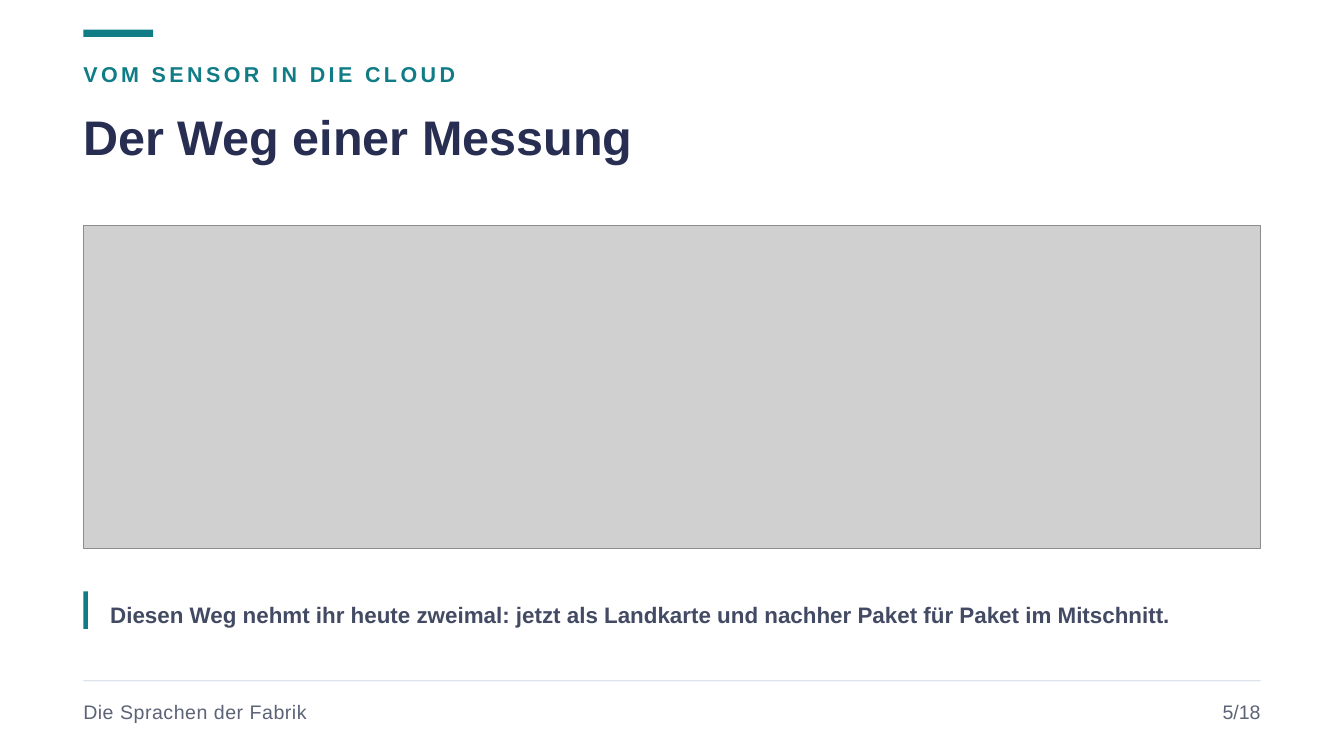
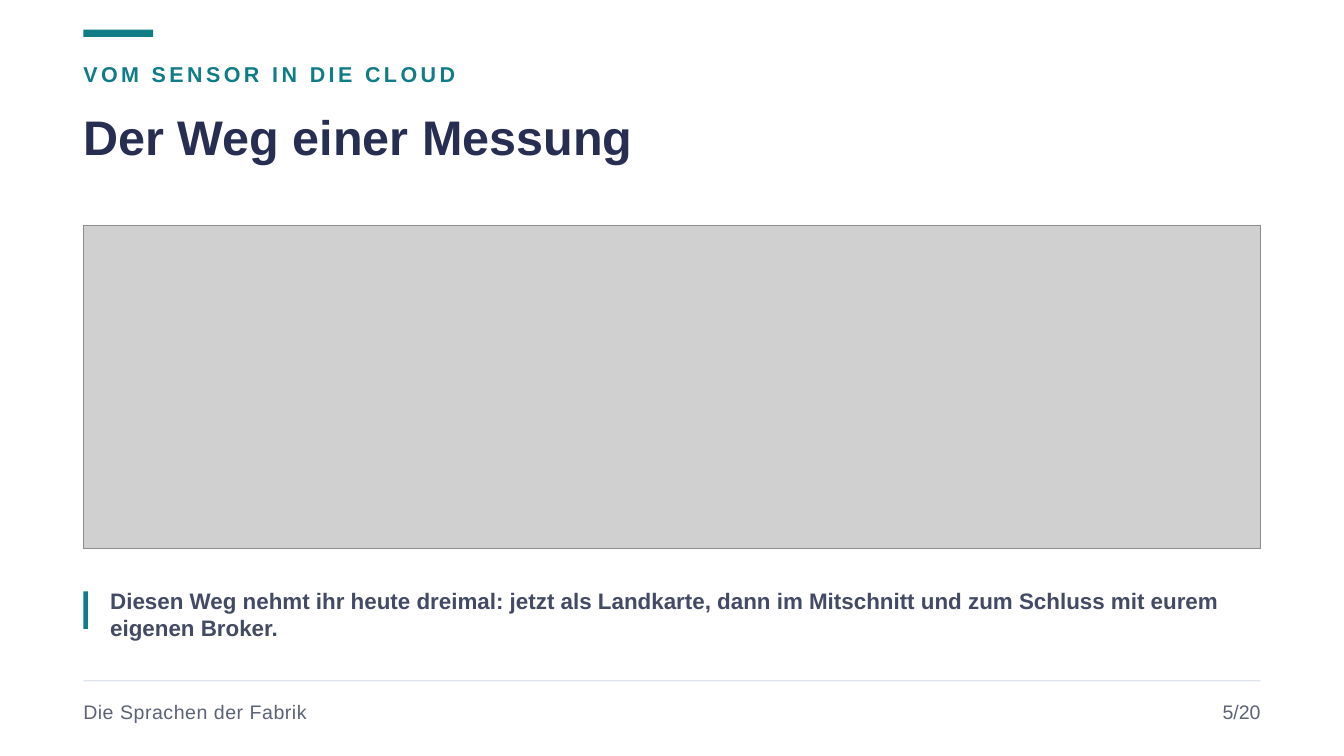
Before and after one commit to JacobMenge/kurs-unterlagen, a slide deck: slide 7 of folien/09-industrie-iot.pptx. Drawn at 1344x756 pixels with LibreOffice and Linux fonts; fonts in the diff are those of the drawing; grey boxes stand for pictures. Boxes give left, top, right and bottom in pixels: in the first picture for what was removed or moved away, otherwise in the second. Text is boxed around its words. In the diff, an @@ line names an element or a change of style, - is before the commit and + after.

```diff
--- a/folien/09-industrie-iot.pptx
+++ b/folien/09-industrie-iot.pptx
@@ text at (110,592,1218,641): text changed @@
-Diesen Weg nehmt ihr heute zweimal: jetzt als Landkarte und nachher Paket für Paket im Mitschnitt.
+Diesen Weg nehmt ihr heute dreimal: jetzt als Landkarte, dann im Mitschnitt und zum Schluss mit eurem eigenen Broker.
@@ text at (1223,705,1261,719): text changed @@
-5/18
+5/20
```
Also in this commit, not shown: 19 other slides changed, 4 slides added, 1 slide removed, 7 other files.
